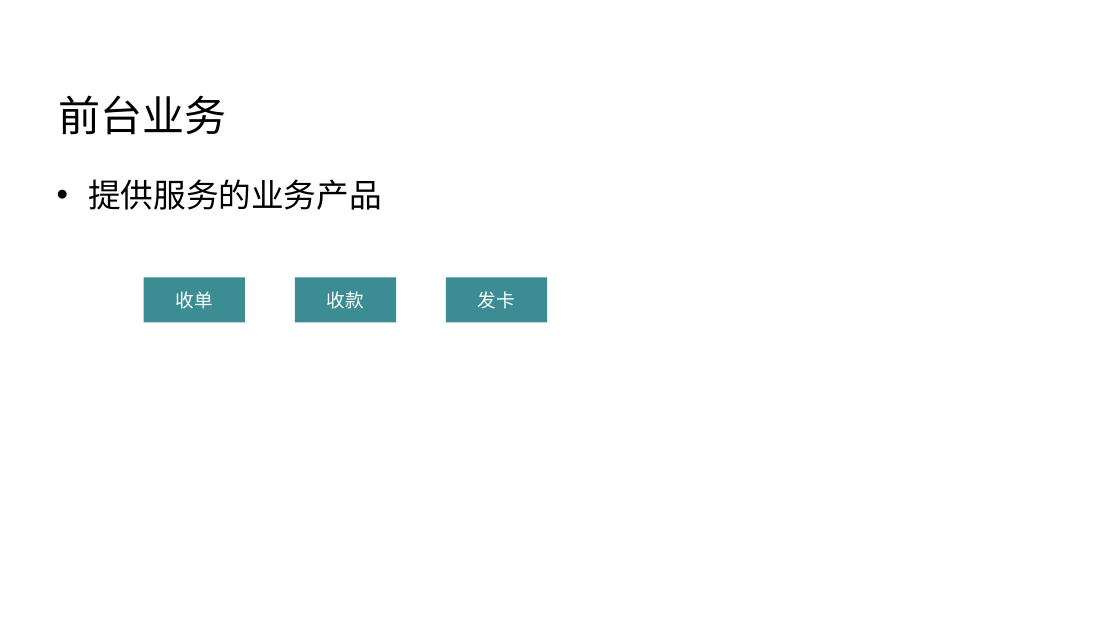
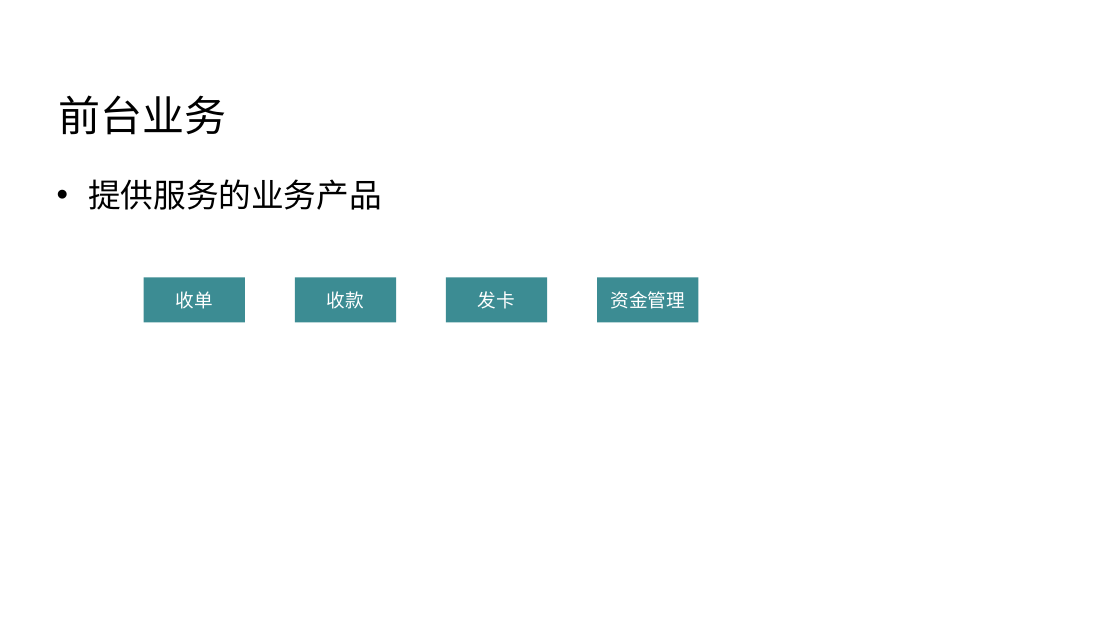
Before and after one commit to Wang-Ray/Wang-Ray.github.io, a slide deck: slide 8 of assets/attachment/关于软件架构 - v2.pptx (slide 7 before the commit). Drawn at 1120x630 pixels with LibreOffice and Linux fonts; fonts in the diff are those of the drawing; background and template pictures are left out. Boxes give left, top, right and bottom in pixels: in the first picture for what was removed or moved away, otherwise in the second. Text is boxed around its words. In the diff, an @@ line names an element or a change of style, - is before the commit and + after.

```diff
--- a/assets/attachment/关于软件架构 - v2.pptx
+++ b/assets/attachment/关于软件架构 - v2.pptx
@@ rectangle added at [597, 277, 699, 322], fill #3C8C93, 16 pt, text #FFFFFF @@
+资金管理
```
Also in this commit, not shown: 4 other slides changed, 4 slides added, 5 other files.
